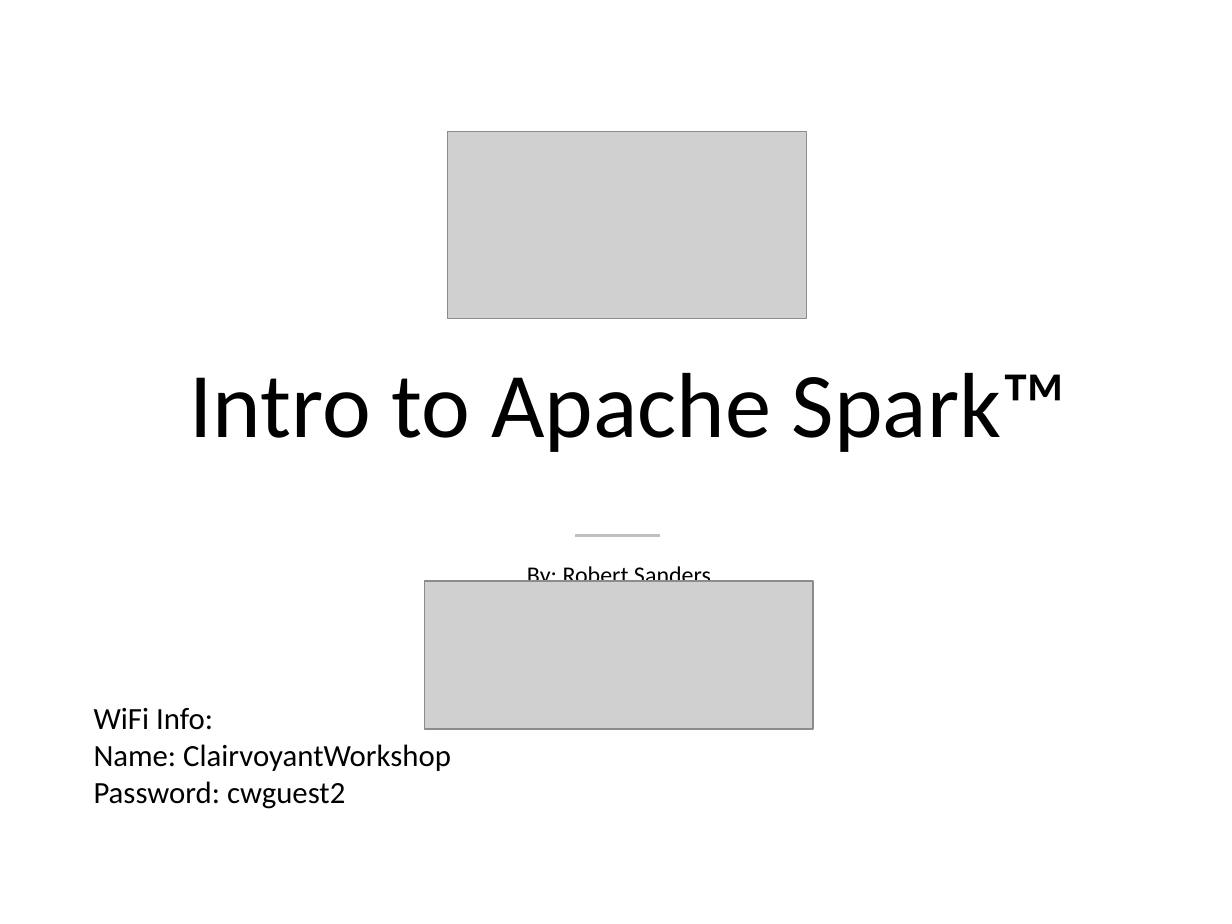
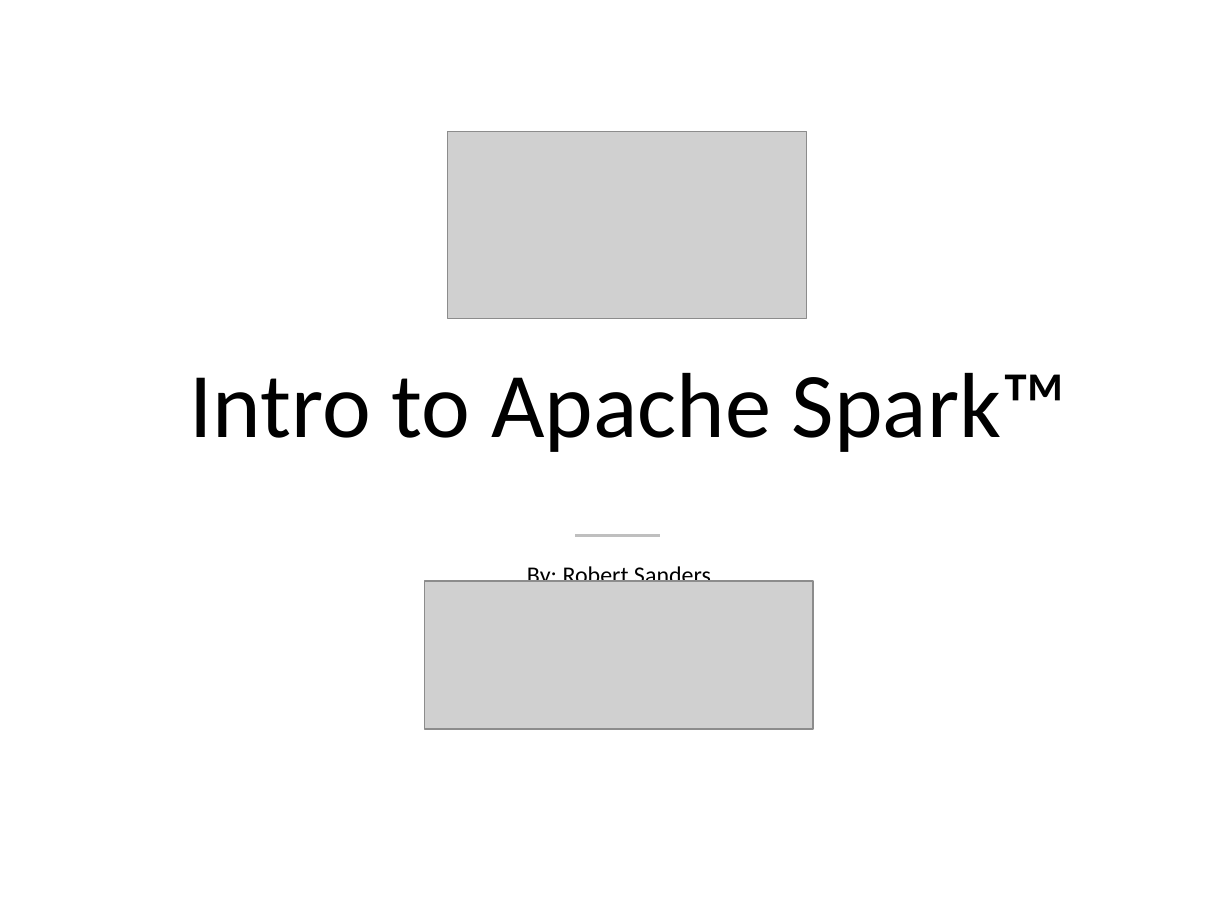
Before and after one commit to teamclairvoyant/intro-to-spark, a slide deck: slide 1 of Intro to Apache Spark Slides.pptx. Drawn at 1232x924 pixels with LibreOffice and Linux fonts; fonts in the diff are those of the drawing; grey boxes stand for pictures. Boxes give left, top, right and bottom in pixels: in the first picture for what was removed or moved away, otherwise in the second. Text is boxed around its words. In the diff, an @@ line names an element or a change of style, - is before the commit and + after.

```diff
--- a/Intro to Apache Spark Slides.pptx
+++ b/Intro to Apache Spark Slides.pptx
@@ text removed at [94, 708, 451, 809] @@
-WiFi Info:
-Name: ClairvoyantWorkshop
-Password: cwguest2
```
Also in this commit, not shown: 2 other slides changed, 1 other file.
